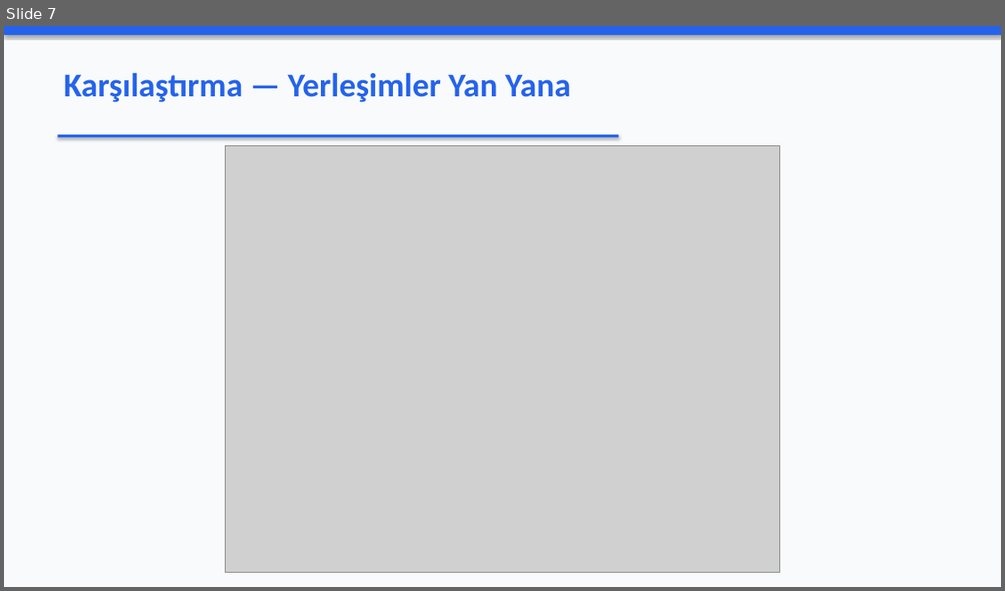
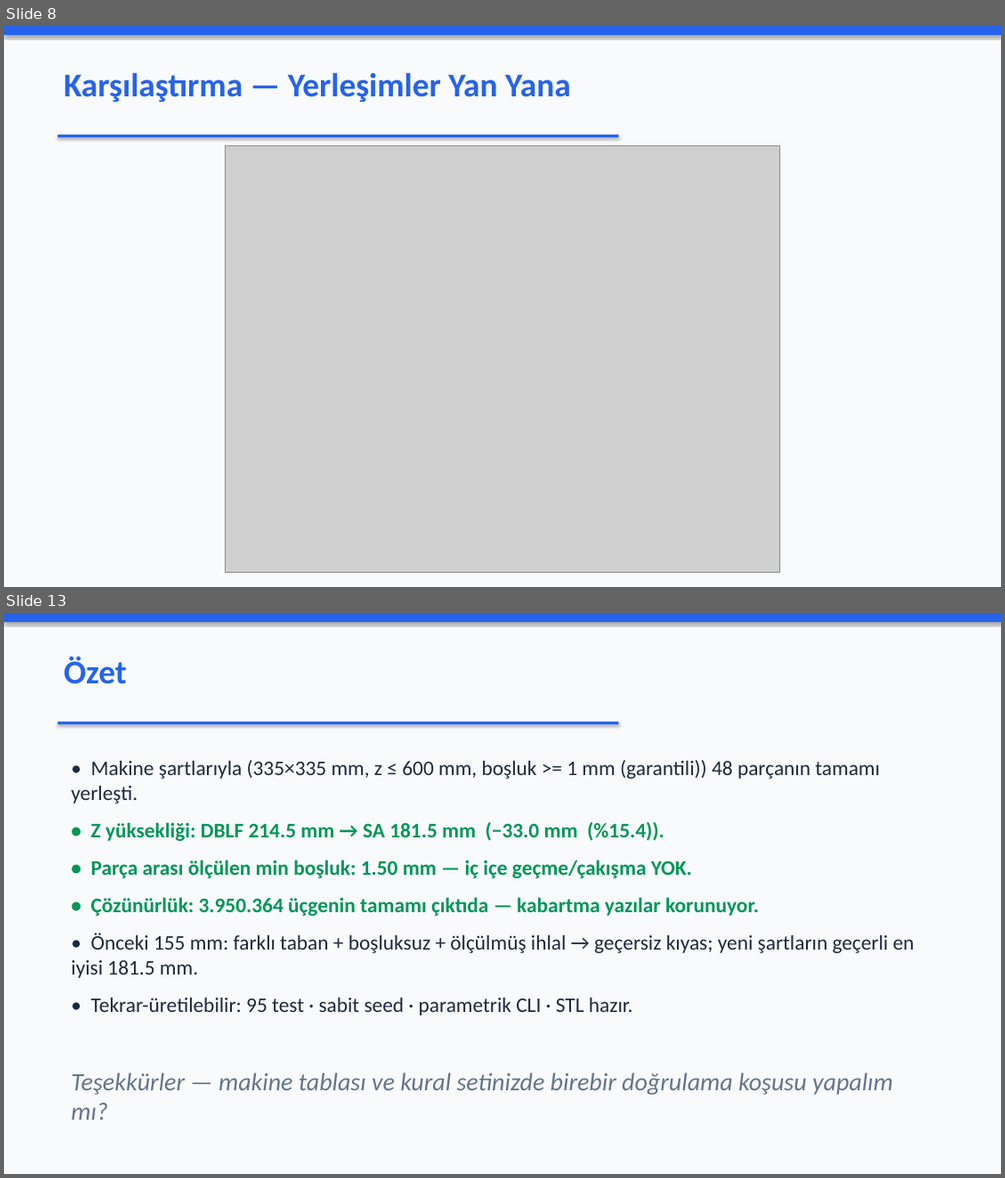
Before and after one commit to Eren845205/ie488-3d-nesting, a slide deck: SUNUM_NUMUNE.pptx. Shown one above the other, each under a label of ours: slide 7 before the commit, slides 8 and 13 after it; the slides between them are not shown. The pictures are 1005x591 and 1005x1178 pixels, drawn with LibreOffice and Linux fonts; fonts in the diff are those of the drawing; grey boxes stand for pictures. Boxes give left, top, right and bottom in pixels: in the first picture for what was removed or moved away, otherwise in the second. Text is boxed around its words. In the diff, an @@ line names an element or a change of style, - is before the commit and + after.

```diff
--- a/SUNUM_NUMUNE.pptx
+++ b/SUNUM_NUMUNE.pptx
@@ slide 13 added at [4,613,1001,1174], background #F8FAFC @@
@@ rectangle added at [4,613,1001,622], fill #2563EB @@
@@ text added at [64,656,127,684], 32 pt, text #2563EB, bold @@
+Özet
@@ rectangle added at [57,722,619,724], fill #2563EB @@
@@ text added at [71,760,914,1015], 20 pt, text #1E293B @@
+• Makine şartlarıyla (335×335 mm, z ≤ 600 mm, boşluk >= 1 mm (garantili)) 48 parçanın tamamı yerleşti.
+• Z yüksekliği: DBLF 214.5 mm → SA 181.5 mm (−33.0 mm (%15.4)).
+• Parça arası ölçülen min boşluk: 1.50 mm — iç içe geçme/çakışma YOK.
+• Çözünürlük: 3.950.364 üçgenin tamamı çıktıda — kabartma yazılar korunuyor.
+• Önceki 155 mm: farklı taban + boşluksuz + ölçülmüş ihlal → geçersiz kıyas; yeni şartların geçerli en iyisi 181.5 mm.
+• Tekrar-üretilebilir: 95 test · sabit seed · parametrik CLI · STL hazır.
@@ text added at [71,1072,893,1119], 24 pt, text #64748B, italic @@
+Teşekkürler — makine tablası ve kural setinizde birebir doğrulama koşusu yapalım mı?
@@ what was slide 7 is now slide 8 @@
```
Also in this commit, not shown: 6 slides changed, 5 other slides added, 3 slides removed, 16 other files.
